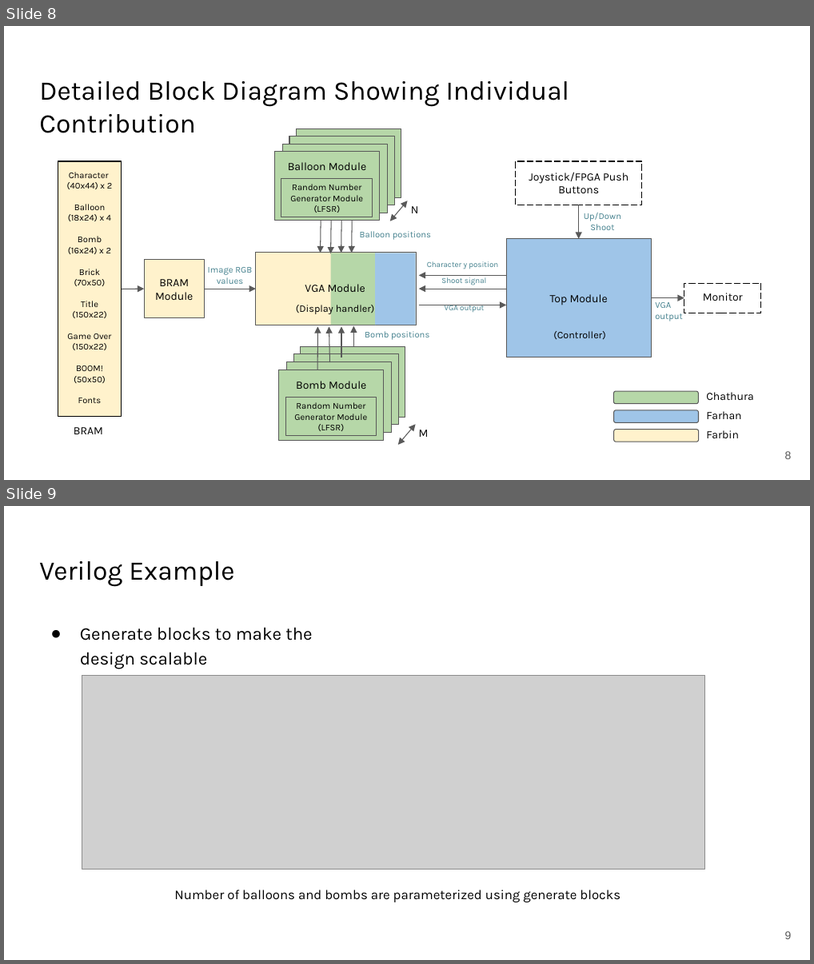
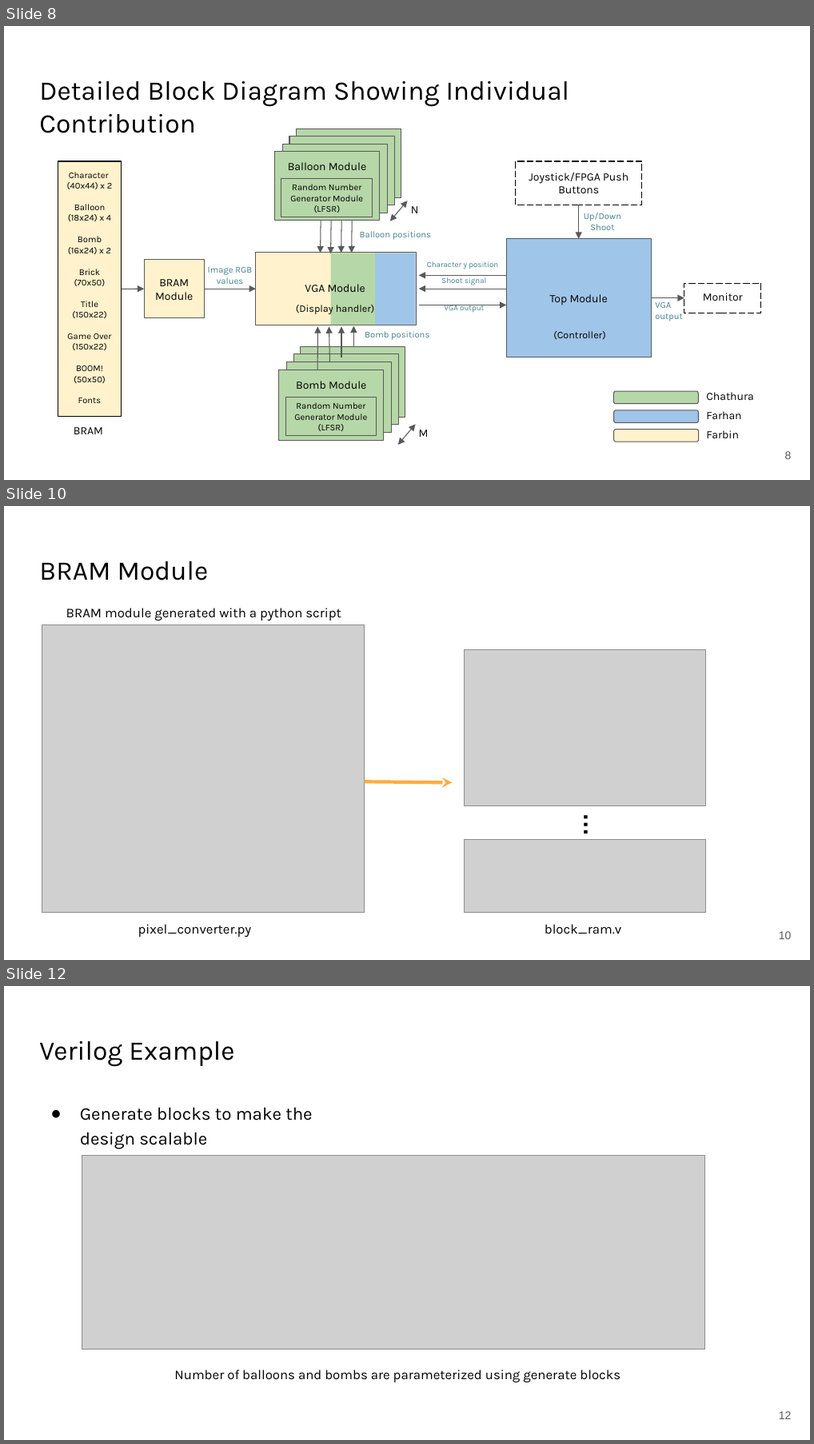
Before and after one commit to sammy17/bombs-n-balloons, a slide deck: Fried Chips_EC551_Final Project.pptx. Shown one above the other, each under a label of ours: slides 8 and 9 before the commit, slides 8, 10 and 12 after it; the slides between them are not shown. The pictures are 814x964 and 814x1444 pixels, drawn with LibreOffice and Linux fonts; fonts in the diff are those of the drawing; grey boxes stand for pictures. Boxes give left, top, right and bottom in pixels: in the first picture for what was removed or moved away, otherwise in the second. Text is boxed around its words. In the diff, an @@ line names an element or a change of style, - is before the commit and + after.

```diff
--- a/Fried Chips_EC551_Final Project.pptx
+++ b/Fried Chips_EC551_Final Project.pptx
@@ slide 10 added at <box>4,506,810,960</box>, background #FFFFFF @@
@@ title added at <box>39,561,209,580</box>, 24 pt, text #000000 @@
+BRAM Module
@@ picture added at <box>42,625,365,912</box> @@
@@ text added at <box>66,608,342,620</box>, 12 pt, text #000000 @@
+BRAM module generated with a python script
@@ picture added at <box>465,649,706,806</box> @@
@@ arrow added from (365, 782) to (452, 783), #FFAB40 3 pt @@
@@ text added at <box>571,804,617,843</box>, 21 pt, text #000000, bold @@
+…
@@ picture added at <box>465,839,706,912</box> @@
@@ text added at <box>138,924,251,936</box>, 12 pt, text #000000 @@
+pixel_converter.py
@@ text added at <box>545,924,622,933</box>, 12 pt, text #000000 @@
+block_ram.v
@@ page number added at <box>779,931,792,939</box>, 10 pt, text #595959 @@
+10
@@ what was slide 9 is now slide 12 @@
@@ page number at <box>779,1411,792,1419</box>: text changed @@
-9
+12
```
Also in this commit, not shown: 3 other slides added, 1 other file.
